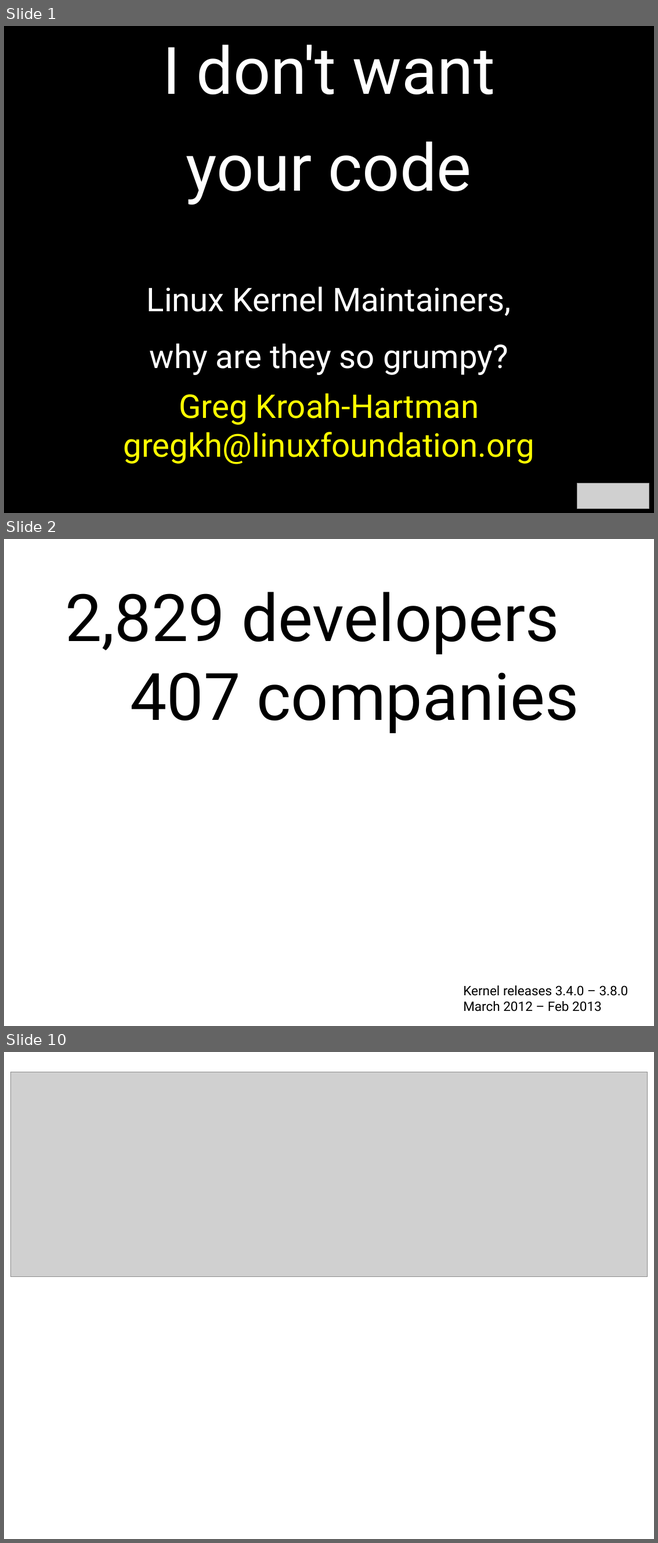
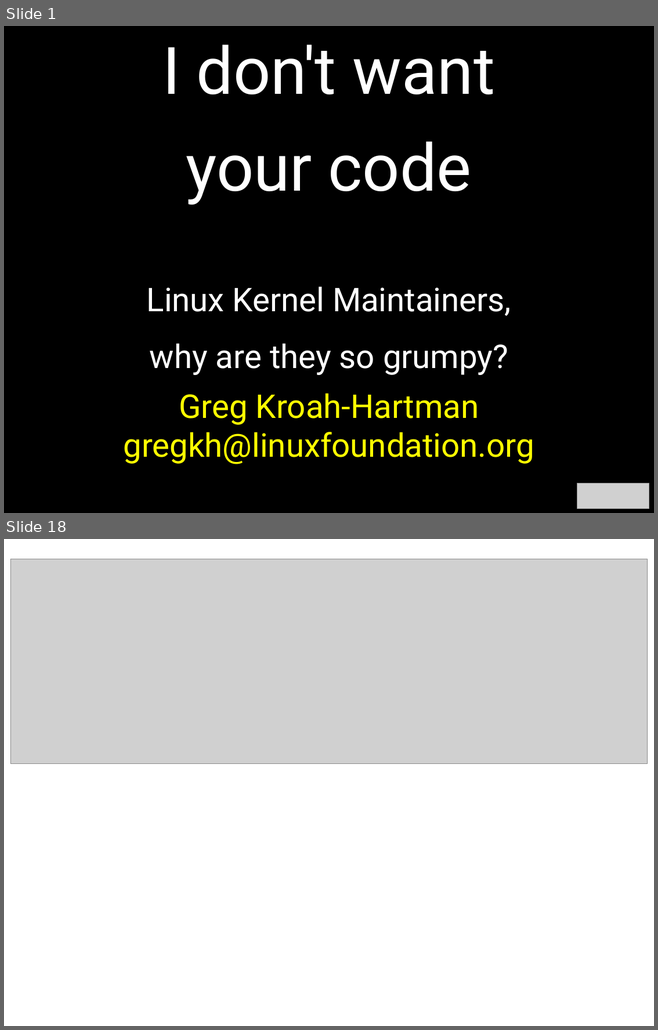
Before and after one commit to gregkh/presentation-linux-maintainer, a slide deck: maintainer.odp. Shown one above the other, each under a label of ours: slides 1, 2 and 10 before the commit, slides 1 and 18 after it; the slides between them are not shown. The pictures are 658x1543 and 658x1030 pixels, drawn with LibreOffice and Linux fonts; fonts in the diff are those of the drawing; grey boxes stand for pictures. Boxes give left, top, right and bottom in pixels: in the first picture for what was removed or moved away, otherwise in the second. Text is boxed around its words. In the diff, an @@ line names an element or a change of style, - is before the commit and + after.

```diff
--- a/maintainer.odp
+++ b/maintainer.odp
@@ slide 2 removed at box(4, 539, 654, 1026), background #FFFFFF @@
@@ text removed at box(65, 592, 579, 733) @@
-2,829 developers
-407 companies
@@ text removed at box(463, 986, 628, 1012) @@
-Kernel releases 3.4.0 – 3.8.0
-March 2012 – Feb 2013
@@ what was slide 10 is now slide 18 @@
```
Also in this commit, not shown: 22 slides changed, 14 slides added, 3 other slides removed, 1 other file.
